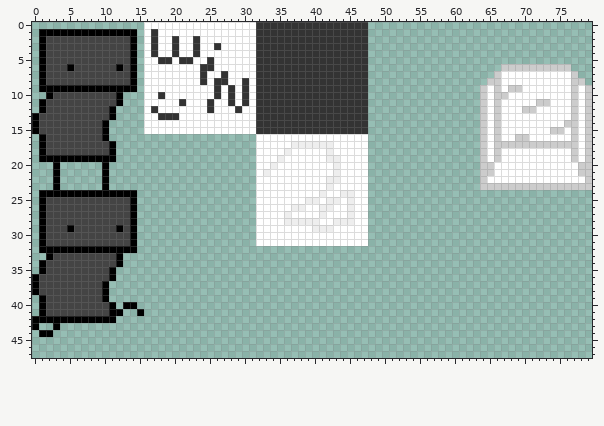
Edited in one commit: sprite sheet (bin/spritesheet.png). The first picture shows the starting point.
The file is 80x48 pixels.
New version:
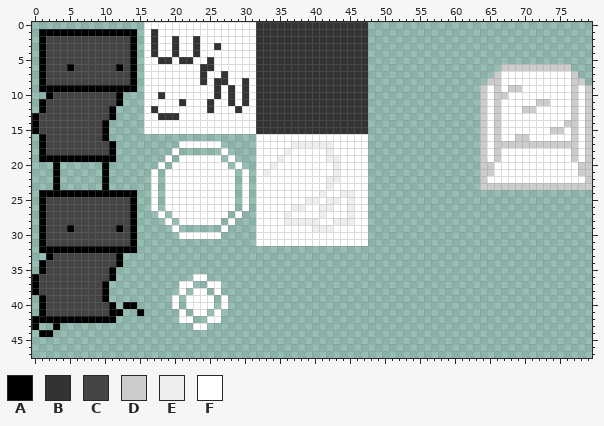
Palette (. is transparent): A #000000  B #333333  C #444444  D #cccccc  E #eeeeee  F #ffffff
Change:
{"y":17,"x":21,"old":"......","new":"FFFFFF"}
{"y":18,"x":20,"old":".","new":"F"}
{"y":18,"x":27,"old":".","new":"F"}
{"y":19,"x":19,"old":".","new":"F"}
{"y":19,"x":21,"old":"......","new":"FFFFFF"}
{"y":19,"x":28,"old":".","new":"F"}
{"y":20,"x":18,"old":".","new":"F"}
{"y":20,"x":20,"old":"........","new":"FFFFFFFF"}
{"y":20,"x":29,"old":".","new":"F"}
{"y":21,"x":17,"old":".","new":"F"}
{"y":21,"x":19,"old":"..........","new":"FFFFFFFFFF"}
{"y":21,"x":30,"old":".","new":"F"}
{"y":22,"x":17,"old":".","new":"F"}
{"y":22,"x":19,"old":"..........","new":"FFFFFFFFFF"}
{"y":22,"x":30,"old":".","new":"F"}
{"y":23,"x":17,"old":".","new":"F"}
{"y":23,"x":19,"old":"..........","new":"FFFFFFFFFF"}
{"y":23,"x":30,"old":".","new":"F"}
{"y":24,"x":17,"old":".","new":"F"}
{"y":24,"x":19,"old":"..........","new":"FFFFFFFFFF"}
{"y":24,"x":30,"old":".","new":"F"}
{"y":25,"x":17,"old":".","new":"F"}
{"y":25,"x":19,"old":"..........","new":"FFFFFFFFFF"}
{"y":25,"x":30,"old":".","new":"F"}
{"y":26,"x":17,"old":".","new":"F"}
{"y":26,"x":19,"old":"..........","new":"FFFFFFFFFF"}
{"y":26,"x":30,"old":".","new":"F"}
{"y":27,"x":18,"old":".","new":"F"}
{"y":27,"x":20,"old":"........","new":"FFFFFFFF"}
{"y":27,"x":29,"old":".","new":"F"}
{"y":28,"x":19,"old":".","new":"F"}
{"y":28,"x":21,"old":"......","new":"FFFFFF"}
{"y":28,"x":28,"old":".","new":"F"}
{"y":29,"x":20,"old":".","new":"F"}
{"y":29,"x":27,"old":".","new":"F"}
{"y":30,"x":21,"old":"......","new":"FFFFFF"}
{"y":36,"x":23,"old":"..","new":"FF"}
{"y":37,"x":21,"old":"..","new":"FF"}
{"y":37,"x":25,"old":"..","new":"FF"}
{"y":38,"x":21,"old":".","new":"F"}
{"y":38,"x":23,"old":"..","new":"FF"}
{"y":38,"x":26,"old":".","new":"F"}
{"y":39,"x":20,"old":".","new":"F"}
{"y":39,"x":22,"old":"....","new":"FFFF"}
{"y":39,"x":27,"old":".","new":"F"}
{"y":40,"x":20,"old":".","new":"F"}
{"y":40,"x":22,"old":"....","new":"FFFF"}
{"y":40,"x":27,"old":".","new":"F"}
{"y":41,"x":21,"old":".","new":"F"}
{"y":41,"x":23,"old":"..","new":"FF"}
{"y":41,"x":26,"old":".","new":"F"}
{"y":42,"x":21,"old":"..","new":"FF"}
{"y":42,"x":25,"old":"..","new":"FF"}
{"y":43,"x":23,"old":"..","new":"FF"}
